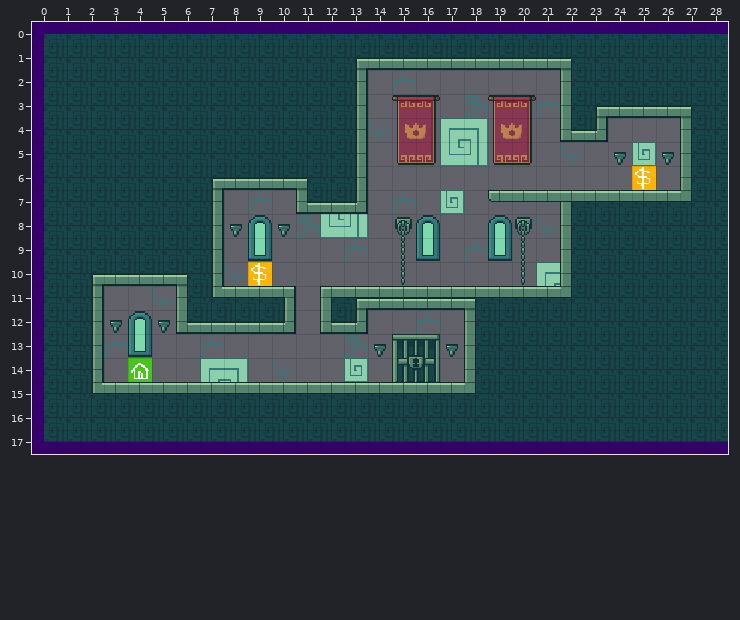
Tiled map, stored at src/assets/tiled/maps/level1.tmx. Above: the version before the commit.
Cells are 16x16 px. Shown: x 0..28, y 0..17.
New version:
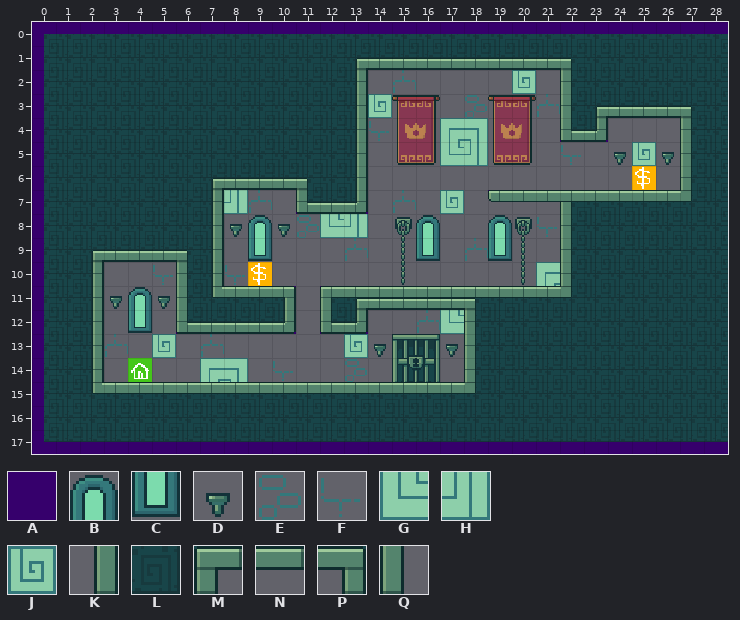
Key: from "tileset_colliders": A 8; from "tileset_decoration": B 0, C 6, D 12, E 18, F 20, G 21, H 22, J 23; from "tileset_walls": K 1, L 10, M 11, N 17, P 18, Q 19.
_ is an empty cell, . an unchanged one.
Change:
--- layer "layer_decoration"
@@ x 14..20 @@
- 2 ......_
- 3 _......
+ 2 ......J
+ 3 J......
@@ x 8..8 @@
- 7 _
+ 7 H
@@ x 3..17 @@
-10 .._............
-11 __F............
-12 DBD..........._
-13 .C_.......E....
-14 ..........J....
+10 ..F............
+11 DBD............
+12 _C_...........G
+13 ._J.......J....
+14 ..........E....
--- layer "layer_walls_physics"
@@ x 3..5 @@
-10 AAA
+10 ___
--- layer "layer_walls_visual"
@@ x 2..5 @@
- 9 LLLL
-10 MNNP
+ 9 MNNP
+10 Q__K
